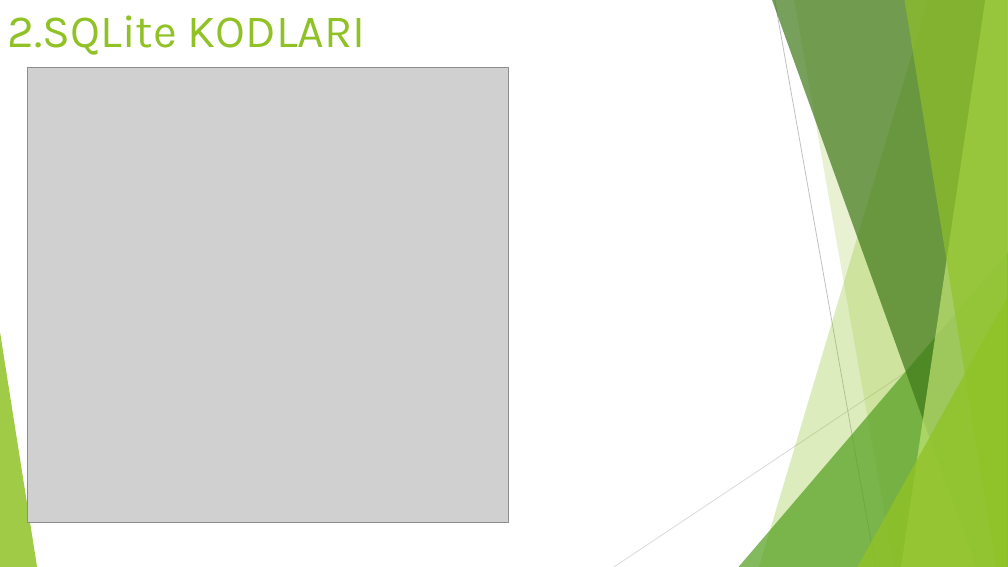
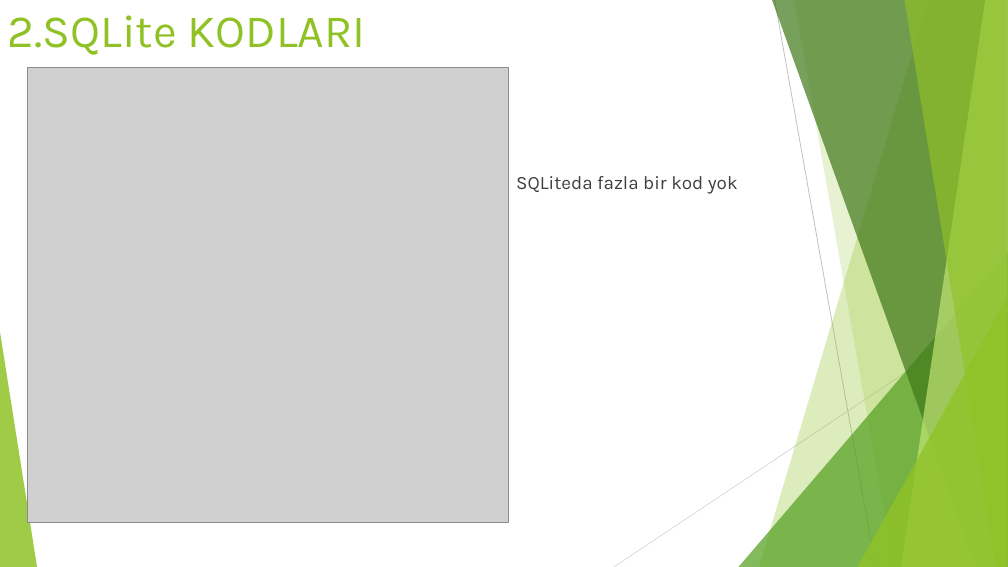
Before and after one commit to Emir9396/EmirBY96-Performans, a slide deck: slide 3 of EmirBY96-Performans-main/ATP 11-A PERFORMANS ÖDEVİ.pptx. Drawn at 1008x567 pixels with LibreOffice and Linux fonts; fonts in the diff are those of the drawing; grey boxes stand for pictures. Boxes give left, top, right and bottom in pixels: in the first picture for what was removed or moved away, otherwise in the second. Text is boxed around its words. In the diff, an @@ line names an element or a change of style, - is before the commit and + after.

```diff
--- a/EmirBY96-Performans-main/ATP 11-A PERFORMANS ÖDEVİ.pptx
+++ b/EmirBY96-Performans-main/ATP 11-A PERFORMANS ÖDEVİ.pptx
@@ text added at (516,176,738,194), 18 pt, text #404040 @@
+SQLiteda fazla bir kod yok
```
Also in this commit, not shown: 2 other slides changed, 1 slide added, 1 slide removed.
